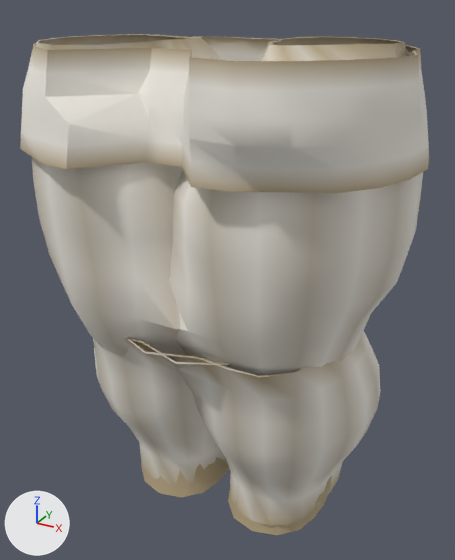
Two versions of the glTF model assets_src/armor/kargan_1/cloth_a_legs.glb, one commit apart.
Before and after are seen from a 50 mm lens placed at (0.52, -0.939, 1.099), pointed at (0.015, -0.022, 0.64). The lights are fixed; the arrows at lower left show +X, +Y and +Z. The older version comes first. Vertices at exactly the same position are counted once.

The first picture shows 'cloth_a_legs'.
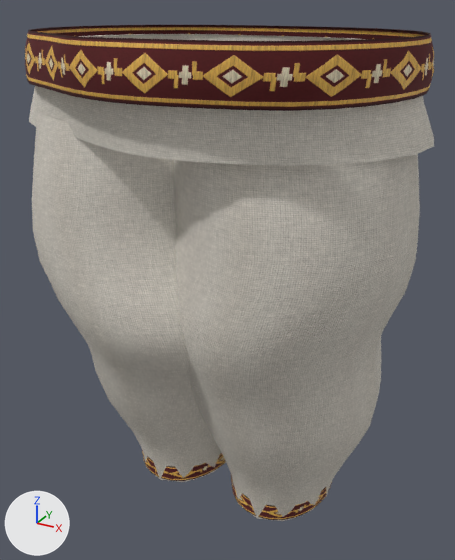
What changed in the scene script:
```text
Add img_band_n_png:
    img_band_n_png = load_image('band_n.png', '../textures/band_n.png', 256, 128, 'Non-Color')
Add img_band_c_png:
    img_band_c_png = load_image('band_c.png', '../textures/band_c.png', 256, 128, 'sRGB')
Add img_band_orm_png:
    img_band_orm_png = load_image('band_orm.png', '../textures/band_orm.png', 256, 128, 'Non-Color')
Add img_cloth_orm_png:
    img_cloth_orm_png = load_image('cloth_orm.png', '../textures/cloth_orm.png', 256, 256, 'Non-Color')
Add img_cloth_n_png:
    img_cloth_n_png = load_image('cloth_n.png', '../textures/cloth_n.png', 256, 256, 'Non-Color')
Add img_cloth_c_png:
    img_cloth_c_png = load_image('cloth_c.png', '../textures/cloth_c.png', 256, 256, 'sRGB')
Change mat_cloth:
    remove # nodes: BsdfPrincipled, OutputMaterial, VertexColor
    nodes: BsdfPrincipled, Mix, NormalMap, OutputMaterial, SeparateColor, TexImage x3, VertexColor
    uses the picture img_cloth_c_png
    uses the picture img_cloth_n_png
    uses the picture img_cloth_orm_png
Add mat_band:
    mat_band = bpy.data.materials.new('band')
    # uses the picture img_band_c_png
    # uses the picture img_band_n_png
    # uses the picture img_band_orm_png
Change me_cloth_a_legs:
    used by ob_cloth_a_legs; location = (0.0, 0.0, 0.0)
    remove me_cloth_a_legs.from_pydata(...)  # 1340 vertices, 2376 faces; spans x -0.336..0.344, y -0.294..0.218, z 0.149..1.046
    add me_cloth_a_legs.from_pydata(...)  # 1784 vertices, 3200 faces; spans x -0.342..0.347, y -0.311..0.216, z 0.178..1.061
    me_cloth_a_legs part 1: the loose piece of 256 vertices spanning x -0.336..0.344, y -0.294..0.218, z 0.884..1.04 is rebuilt with 256 vertices and now spans x -0.342..0.347, y -0.285..0.181, z 0.915..1.045
    me_cloth_a_legs part 2: the loose piece of 242 vertices spanning x -0.112..0.333, y -0.244..0.188, z 0.496..1.046 is rebuilt with 504 vertices and now spans x -0.091..0.342, y -0.243..0.216, z 0.178..0.956
    me_cloth_a_legs part 3: the loose piece of 242 vertices spanning x -0.331..0.115, y -0.247..0.187, z 0.496..1.046 is rebuilt with 504 vertices and now spans x -0.342..0.124, y -0.252..0.216, z 0.178..0.956
    me_cloth_a_legs part 4: the loose piece of 80 vertices spanning x -0.222..-0.01, y -0.095..0.142, z 0.149..0.247 is rebuilt with 140 vertices and now spans x -0.218..-0.007, y -0.087..0.142, z 0.182..0.23, in mat_band
    me_cloth_a_legs part 5: the loose piece of 80 vertices spanning x 0.012..0.227, y -0.094..0.144, z 0.149..0.247 is rebuilt with 140 vertices and now spans x 0.008..0.221, y -0.087..0.145, z 0.182..0.23, in mat_band
    me_cloth_a_legs part 6: a new loose piece of 240 vertices spanning x -0.319..0.334, y -0.311..0.199, z 0.986..1.061, in mat_band
    me_cloth_a_legs part 7: 440 vertices removed from x -0.294..0.295, y -0.223..0.209, z 0.173..0.605
    add me_cloth_a_legs.materials.append(mat_band)
```

Pixel boxes (x1, y1, x2, y2) of what changed, in the pictures (455 x 560 px):
'cloth_a_legs', surface changed, reshaped
    before: (20, 34, 429, 535)
    after: (25, 25, 434, 521)
part 1 of me_cloth_a_legs, rebuilt (15% shorter)
    before: (20, 37, 429, 193)
    after: (29, 34, 434, 166)
part 2 of me_cloth_a_legs, rebuilt
    before: (168, 37, 423, 376)
    after: (174, 154, 420, 521)
part 3 of me_cloth_a_legs, rebuilt (14% taller)
    before: (32, 34, 223, 357)
    after: (32, 113, 226, 482)
part 4 of me_cloth_a_legs, rebuilt
    before: (141, 457, 230, 497)
    after: (142, 450, 226, 481)
part 5 of me_cloth_a_legs, rebuilt (23% shorter)
    before: (228, 476, 332, 535)
    after: (231, 475, 332, 520)
part 6 of me_cloth_a_legs, added
    after: (25, 25, 434, 111)
part 7 of me_cloth_a_legs, deleted
    before: (93, 331, 381, 526)
